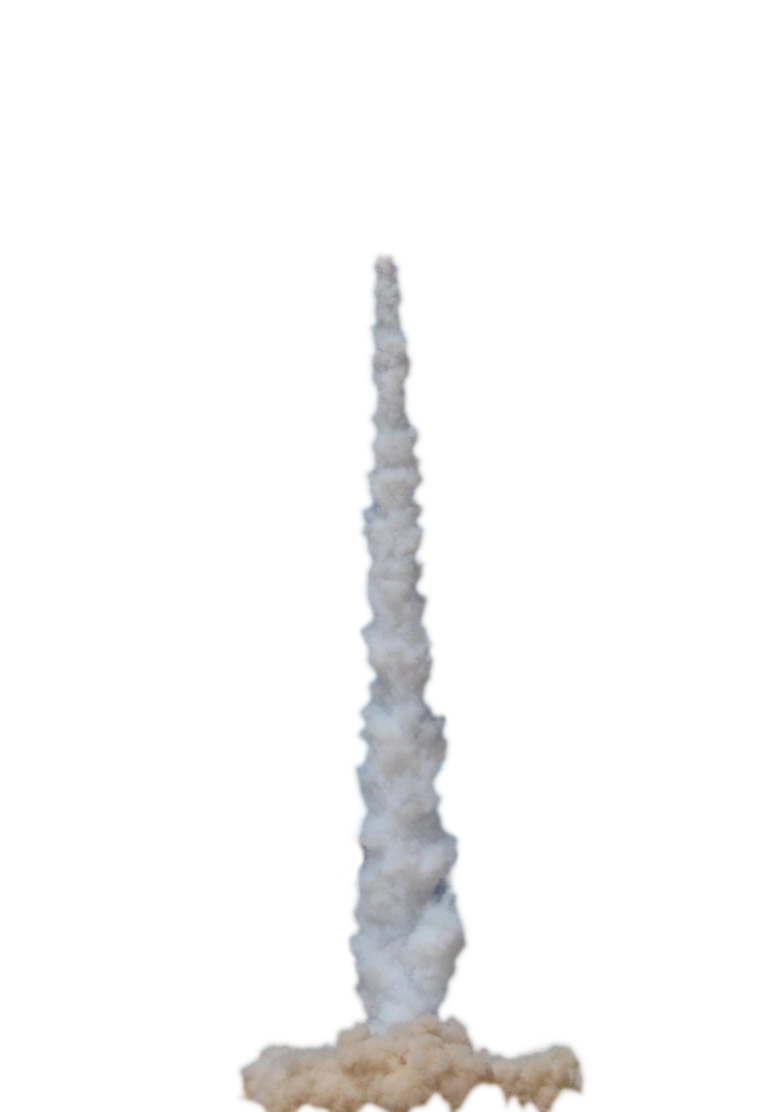
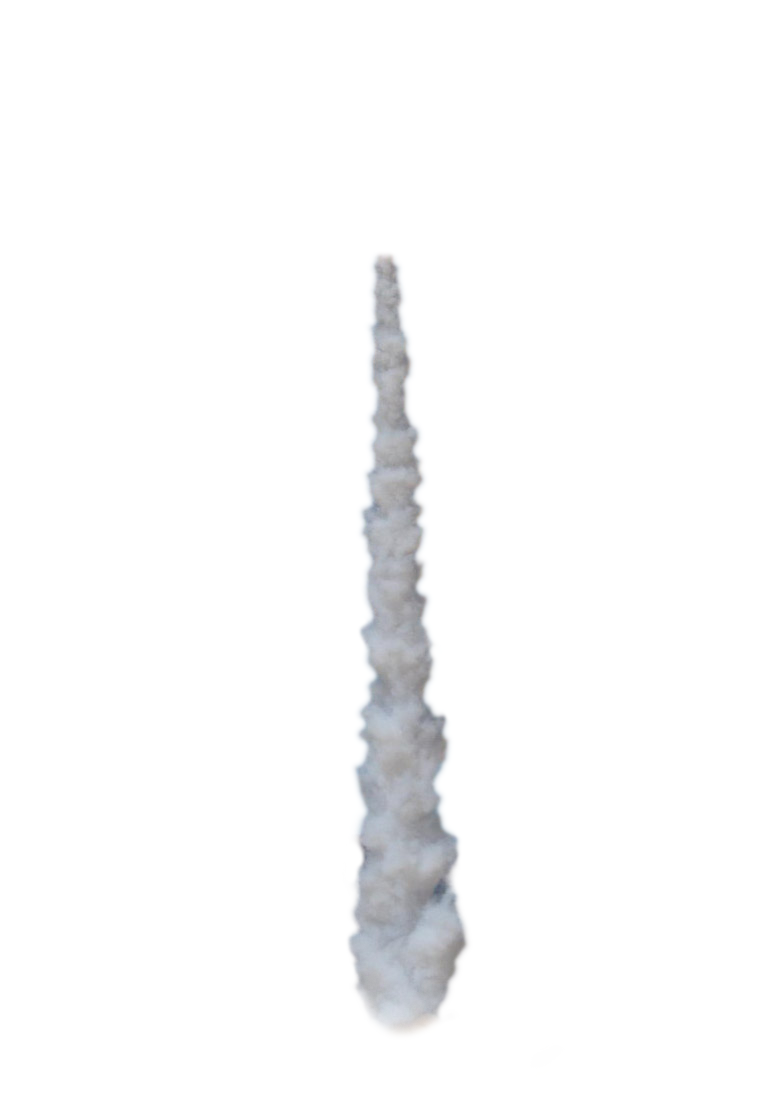
The second 784×1112 image is a revision of the first. Changes to its layers:
painted on "Layer 0 copy" over [235, 628, 588, 1112]
